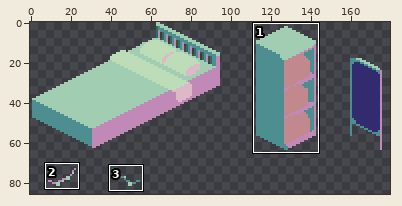
Two states of a pixel-art file, Wooft/Assets/Sprites/Wooft_Isometric_Tiles_BaseBedroom.aseprite. Above: a wide view before the commit, with the close-up outlined.
Close-up. As it was:
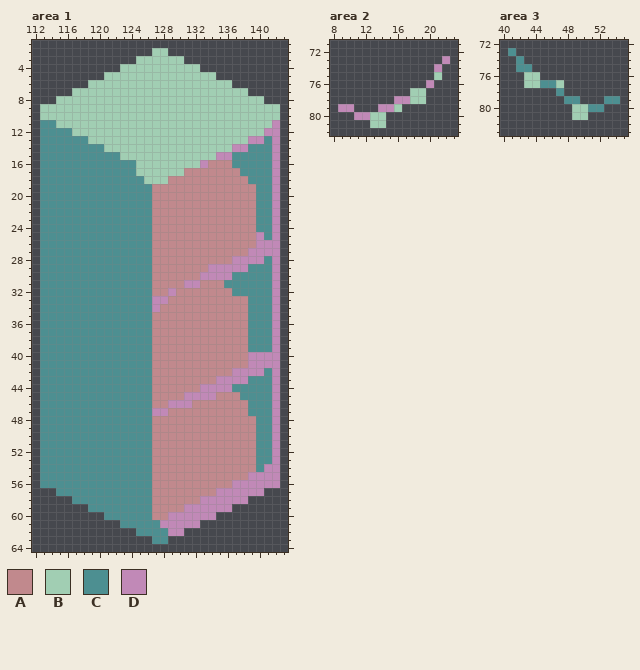
256x256 pixels, 1 frame. Shown: area 1: x 112..143, y 1..64; area 2: x 8..23, y 71..82; area 3: x 40..55, y 72..83. The wide view leaves out empty margins. The commit also changed other parts of the picture, which this record leaves out.
Visible layers, top first: "Normal", "Color".
Palette (. is transparent): A #c1898d  B #a1ceb3  C #4d8f91  D #c189b7
Pixels before, area 1, first column x 113:
 2 ..............BB..............
 3 ............BBBBBB............
 4 ..........BBBBBBBBBB..........
 5 ........BBBBBBBBBBBBBB........
 6 ......BBBBBBBBBBBBBBBBBB......
 7 ....BBBBBBBBBBBBBBBBBBBBBB....
 8 ..BBBBBBBBBBBBBBBBBBBBBBBBBB..
 9 BBBBBBBBBBBBBBBBBBBBBBBBBBBBBB
10 BBBBBBBBBBBBBBBBBBBBBBBBBBBBBB
11 CCBBBBBBBBBBBBBBBBBBBBBBBBBBBD
12 CCCCBBBBBBBBBBBBBBBBBBBBBBBBDD
13 CCCCCCBBBBBBBBBBBBBBBBBBBBDDCD
14 CCCCCCCCBBBBBBBBBBBBBBBBDDCCCD
15 CCCCCCCCCCBBBBBBBBBBBBDDCCCCCD
16 CCCCCCCCCCCCBBBBBBBBDAAACCCCCD
17 CCCCCCCCCCCCBBBBBBAAAAAAACCCCD
18 CCCCCCCCCCCCCBBBAAAAAAAAAACCCD
19 CCCCCCCCCCCCCCAAAAAAAAAAAAACCD
20 CCCCCCCCCCCCCCAAAAAAAAAAAAACCD
21 CCCCCCCCCCCCCCAAAAAAAAAAAAACCD
22 CCCCCCCCCCCCCCAAAAAAAAAAAAACCD
23 CCCCCCCCCCCCCCAAAAAAAAAAAAACCD
24 CCCCCCCCCCCCCCAAAAAAAAAAAAACCD
25 CCCCCCCCCCCCCCAAAAAAAAAAAAADCD
26 CCCCCCCCCCCCCCAAAAAAAAAAAAADDD
27 CCCCCCCCCCCCCCAAAAAAAAAAAADDDD
28 CCCCCCCCCCCCCCAAAAAAAAAADDDDCD
29 CCCCCCCCCCCCCCAAAAAAADDDDDCCCD
30 CCCCCCCCCCCCCCAAAAAADDDDCCCCCD
31 CCCCCCCCCCCCCCAAAADDAAACCCCCCD
32 CCCCCCCCCCCCCCAADAAAAAAACCCCCD
33 CCCCCCCCCCCCCCDDAAAAAAAAAACCCD
34 CCCCCCCCCCCCCCDAAAAAAAAAAACCCD
35 CCCCCCCCCCCCCCAAAAAAAAAAAACCCD
36 CCCCCCCCCCCCCCAAAAAAAAAAAACCCD
37 CCCCCCCCCCCCCCAAAAAAAAAAAACCCD
38 CCCCCCCCCCCCCCAAAAAAAAAAAACCCD
39 CCCCCCCCCCCCCCAAAAAAAAAAAACCCD
40 CCCCCCCCCCCCCCAAAAAAAAAAAADDDD
41 CCCCCCCCCCCCCCAAAAAAAAAAAADDDD
42 CCCCCCCCCCCCCCAAAAAAAAAADDDDCD
43 CCCCCCCCCCCCCCAAAAAAAADDDDCCCD
44 CCCCCCCCCCCCCCAAAAAADDDDCCCCCD
45 CCCCCCCCCCCCCCAAAADDDDAAACCCCD
46 CCCCCCCCCCCCCCAADDDAAAAAAACCCD
47 CCCCCCCCCCCCCCDDAAAAAAAAAACCCD
48 CCCCCCCCCCCCCCAAAAAAAAAAAAACCD
49 CCCCCCCCCCCCCCAAAAAAAAAAAAACCD
50 CCCCCCCCCCCCCCAAAAAAAAAAAAACCD
51 CCCCCCCCCCCCCCAAAAAAAAAAAAACCD
52 CCCCCCCCCCCCCCAAAAAAAAAAAAACCD
53 CCCCCCCCCCCCCCAAAAAAAAAAAAACCD
54 CCCCCCCCCCCCCCAAAAAAAAAAAAACDD
55 CCCCCCCCCCCCCCAAAAAAAAAAAADDDD
56 CCCCCCCCCCCCCCAAAAAAAAAADDDDDD
57 ..CCCCCCCCCCCCAAAAAAAADDDDDD..
58 ....CCCCCCCCCCAAAAAADDDDDD....
59 ......CCCCCCCCAAAADDDDDD......
60 ........CCCCCCAADDDDDD........
61 ..........CCCCCDDDDD..........
62 ............CCCCDD............
63 ..............CC..............
Pixels before, area 2, first column x 9:
73 .............D
74 ............D.
75 ............B.
76 ...........D..
77 .........BB...
78 .......DDBB...
79 DD...DDB......
80 ..DDBB........
81 ....BB........
Pixels before, area 3, first column x 41:
73 C.............
74 .C............
75 .CC...........
76 ..BB..........
77 ..BBCCB.......
78 ......C.......
79 .......CC...CC
80 ........BBCC..
81 ........BB....
Now the later version:
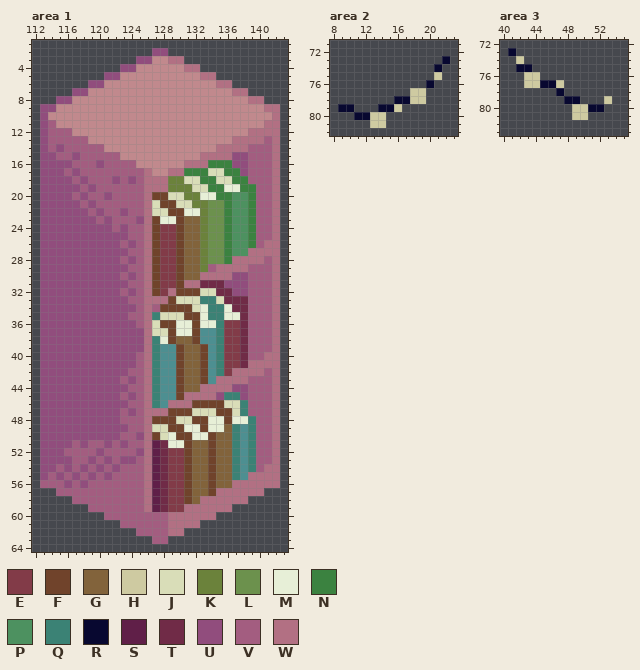
Colours new in this view: E #823b48  F #70432b  G #82633b  H #cecaa1  J #d9ddb8  K #6b823b  L #6c914d  M #e7efd7  N #3b8240  P #4d9160  Q #3b8275  R #080830  S #601f48  T #702b47  U #914d7d  V #a35d80  W #b27083
Change:
layer "Normal" now hidden
Changed rows in their new state; - is an unchanged pixel.
Area 1:
first column x 113:
 2 --------------UU--------------
 3 ------------UUAAWW------------
 4 ----------UUAAAAAAWW----------
 5 --------UUAAAAAAAAAAWW--------
 6 ------UUAAAAAAAAAAAAAAWW------
 7 ----UUAAAAAAAAAAAAAAAAAAWW----
 8 --UUAAAAAAAAAAAAAAAAAAAAAAWW--
 9 UUAAAAAAAAAAAAAAAAAAAAAAAAAAWW
10 UAAAAAAAAAAAAAAAAAAAAAAAAAAAAW
11 UVAAAAAAAAAAAAAAAAAAAAAAAAAAWW
12 UVVVAAAAAAAAAAAAAAAAAAAAAAWWWW
13 UVVVVVAAAAAAAAAAAAAAAAAAWWWWVW
14 UVUVVVVVAAAAAAAAAAAAAAWWWWVVVW
15 UUVVUVVVVVAAAAAAAAAAWWWWUUVVVW
16 UUUUVVVUVVVVAAAAAAWWWNNNUUVVVW
17 UUUVUVVVVVVVVWAAWWNNNJJNNUVVVW
18 UUUUVUVVVUVUVWWWKKJJNNJJNNVVVW
19 UUUUUVUVVVVVVWWWKKKJJNNMMNNVVW
20 UUUUVUVVUVVVVWFFJJKKMMNNPPNVVW
21 UUUUUVUVVVVVVWJFFJJKKLLNPPNVVW
22 UUUUUUVUVVUVVWJJFFMMKLLNPPNVVW
23 UUUUUUUVUVVVUWFMMFGGKLLNPPNVVW
24 UUUUUUUUUVUVVWFEEFGGKLLNPPNVVW
25 UUUUUUUUUUUVVWFEEFGGKLLNPPNVVW
26 UUUUUUUUUUVUVWFEEFGGKLLNPPNVWW
27 UUUUUUUUUUUVVWFEEFGGKLLNPPWWWW
28 UUUUUUUUUUVUVWFEEFGGKLLNWWWWVW
29 UUUUUUUUUUUVVWFEEFGGKVWWWWVVVW
30 UUUUUUUUUUVUVWFEEFGGWWWWUUVVVW
31 UUUUUUUUUUUVVWFEEFWWTTTUUUVVVW
32 UUUUUUUUUUVUVWFEWFFFJJTTUUVVVW
33 UUUUUUUUUUUVVWWWFJJJQQJTTTVVVW
34 UUUUUUUUUUUUVWVFFFFJMQQMTTVVVW
35 UUUUUUUUUUUVVWQJJJFFMQQMMTVVVW
36 UUUUUUUUUUUUVWJFFMMFMMQEETVVVW
37 UUUUUUUUUUUUUWJJFMMFCCQEETVVVW
38 UUUUUUUUUUUUUWQMFGGFCCQEETVVVW
39 UUUUUUUUUUUUUWQCCFGGFCQEETVVVW
40 UUUUUUUUUUUUVWQCCFGGFCQEETVVWW
41 UUUUUUUUUUUUVWQCCFGGFCQEETWWWW
42 UUUUUUUUUUUVVWQCCFGGFCQEWWWWVW
43 UUUUUUUUUUVUVWQCCFGGFCWWWWVVVW
44 UUUUUUUUUUUVVWQCCFGGWWWWUUVVVW
45 UUUUUUUUUUVUVWQCCFWWWWUQQUVVVW
46 UUUUUUUUUUUVVWQCWWWFFFFJJQVVVW
47 UUUUUUUUUUVUVWWWFFFJJJFFJQVVVW
48 UUUUUUUUUUVVVWFFFJJFFMMFMMQVVW
49 UUUUUUUUUUUVVWJJFFMMFMMGQCQVVW
50 UUUUUUUUUUVVUWFJMFFMMFGGQCQVVW
51 UUUUVUVVUVUVVWSTMMFGGFGGQCQVVW
52 UUUVVVVUVVVVUWSTEEFGGFGGQCQVVW
53 UUUUVVUVUVUUVWSTEEFGGFGGQCQVVW
54 UUVUVUVUVUVVVWSTEEFGGFGGQCQVWW
55 UVUVUVUVUVVVVWSTEEFGGFGGQCWWWW
56 VVVUVUVVVVVVVWSTEEFGGFGGWWWWWW
57 --VVVVVVVVVVVWSTEEFGGFWWWWWW--
58 ----VVVVVVVVVWSTEEFGWWWWWW----
59 ------VVVVVVVWSTEEWWWWWW------
60 --------VVVVVVVVWWWWWW--------
61 ----------VVVVVVWWWW----------
62 ------------VVVVWW------------
63 --------------VV--------------
Area 2:
first column x 9:
73 -------------R
74 ------------R-
75 ------------H-
76 -----------R--
77 ---------HH---
78 -------RRHH---
79 RR---RRH------
80 --RRHH--------
81 ----HH--------
Area 3:
first column x 41:
73 R-------------
74 -H------------
75 -RR-----------
76 --HH----------
77 --HHRRH-------
78 ------R-------
79 -------RR---H.
80 --------HHRR--
81 --------HH----
Boxes around the changes in both close-ups, in picture pixels (x1, y1, x2, y2):
changed: (40, 48, 280, 544)
changed: (338, 56, 450, 128)
changed: (508, 48, 620, 120)
